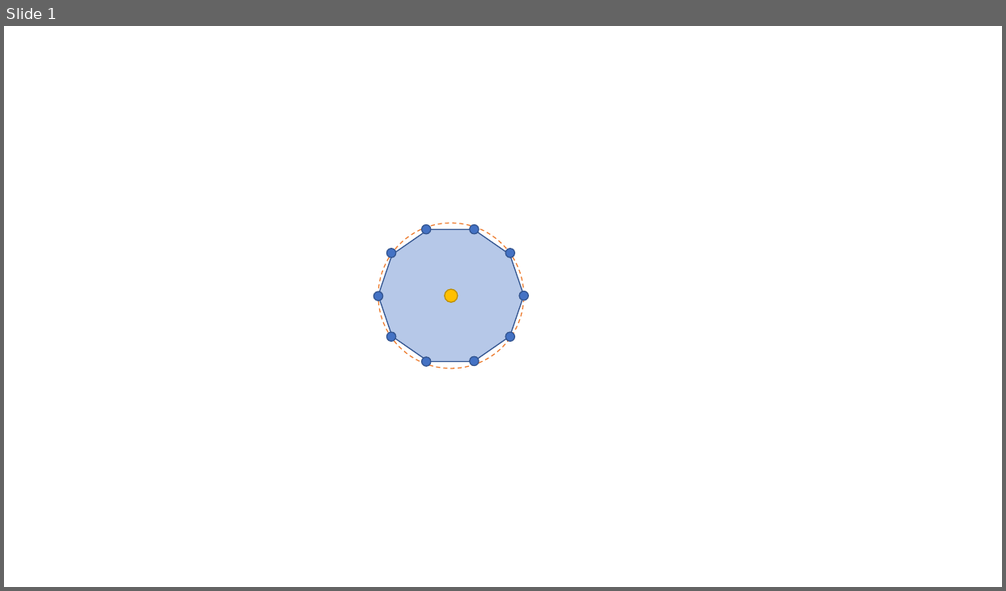
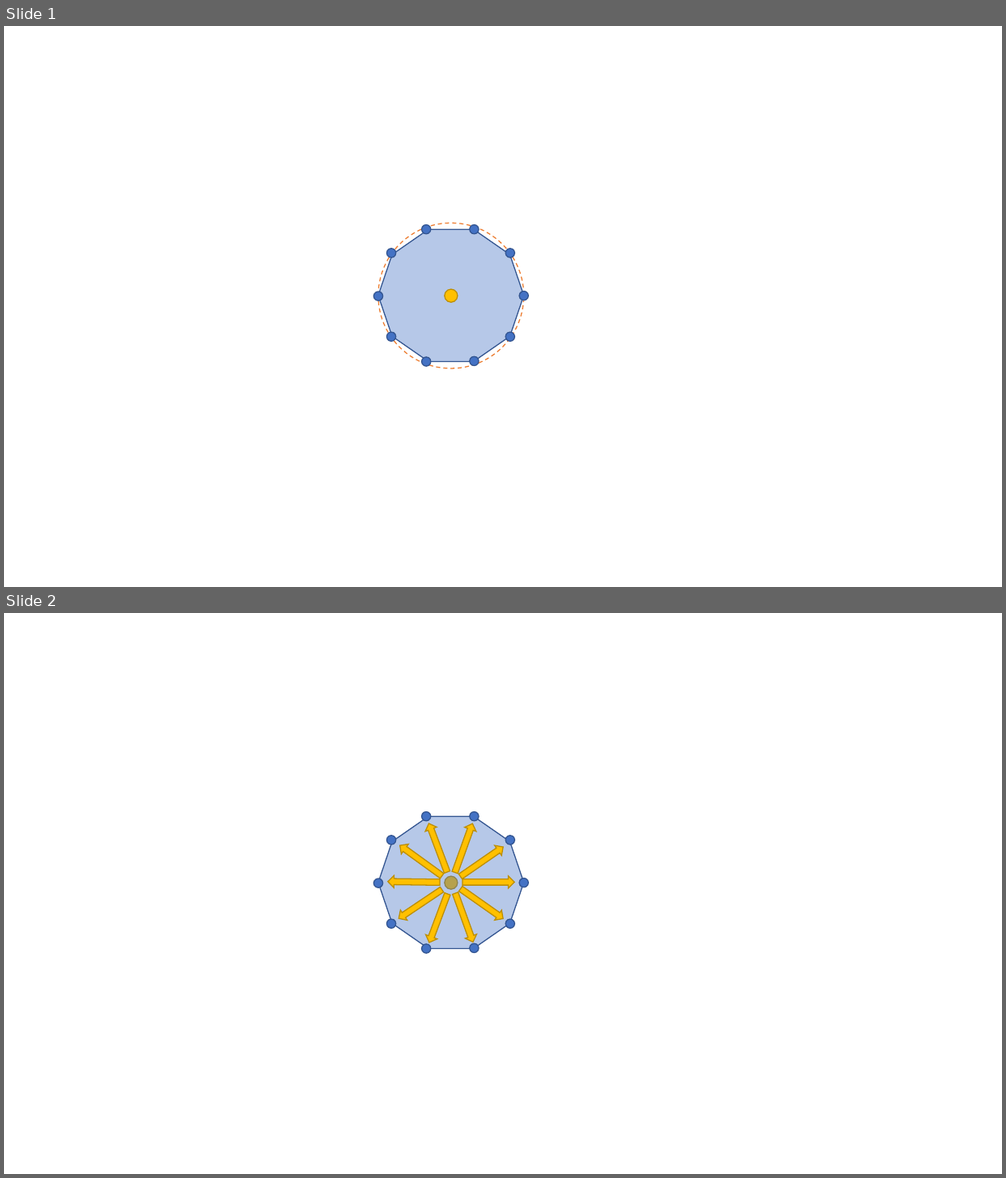
Before and after one commit to omar-addam/Voronoi-Simulation-Using-Cone-Projection, a slide deck: docs/Algorithm.pptx. Shown one above the other, each under a label of ours: slide 1 before the commit, slides 1 and 2 after it. The pictures are 1006x591 and 1006x1178 pixels, drawn with LibreOffice and Linux fonts; fonts in the diff are those of the drawing. Boxes give left, top, right and bottom in pixels: in the first picture for what was removed or moved away, otherwise in the second. Text is boxed around its words. In the diff, an @@ line names an element or a change of style, - is before the commit and + after.

```diff
--- a/docs/Algorithm.pptx
+++ b/docs/Algorithm.pptx
@@ slide 2 added at [4, 613, 1002, 1174], background #FFFFFF @@
@@ group added at [388, 821, 514, 944]: 10 down arrows @@
@@ ellipse added at [445, 876, 458, 889], fill #FFC000, outline #BD8E00 1 pt @@
@@ group added at [374, 812, 528, 954]: 10 ellipses, 1 decagon @@
```
Also in this commit, not shown: 1 other file.
